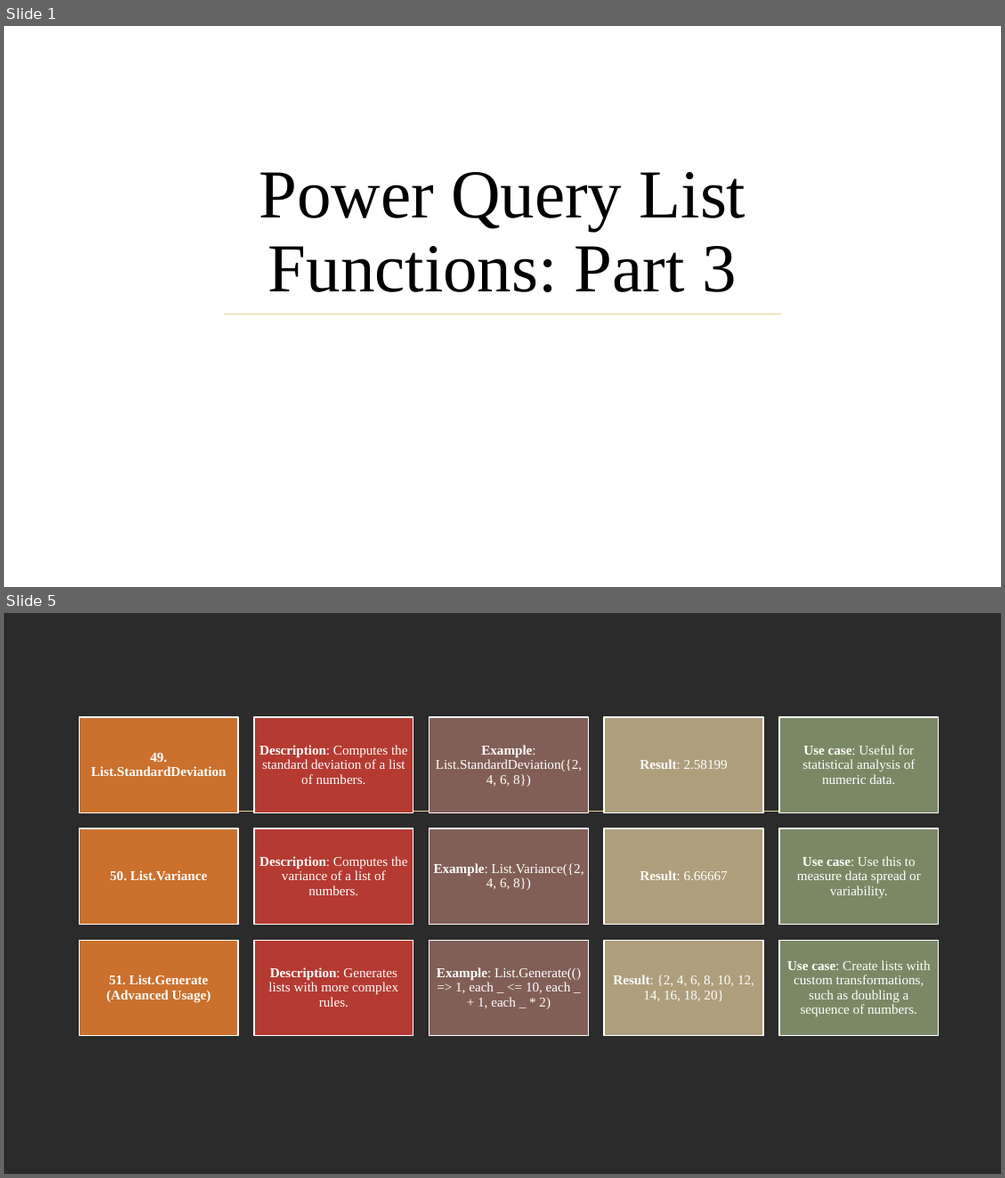
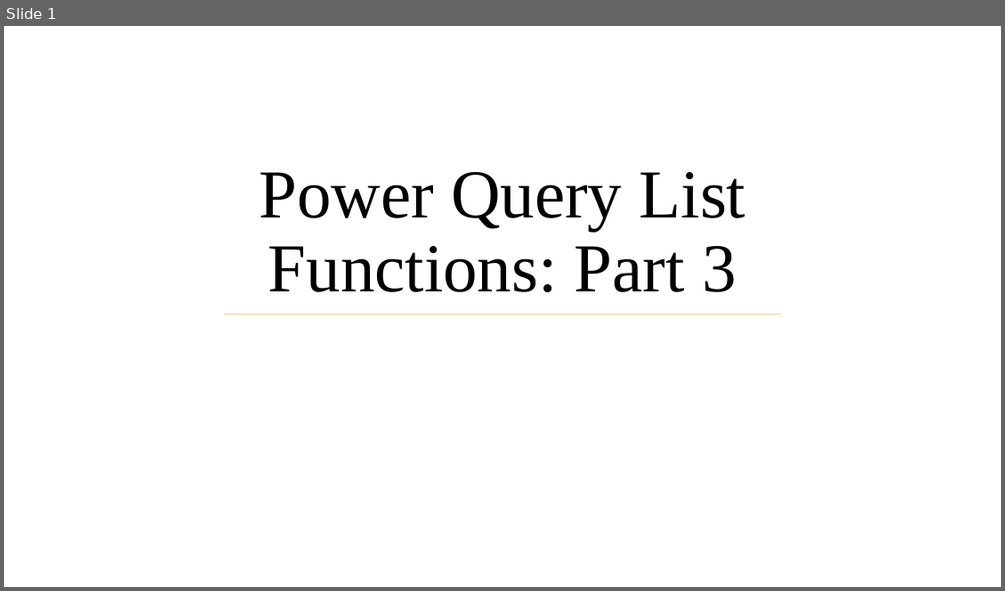
Before and after one commit to KrishnaPrajapati421/MQueryFiles, a slide deck: Power Query List Functions Part 3.pptx. Shown one above the other, each under a label of ours: slides 1 and 5 before the commit, slide 1 after it; the slides between them are not shown. The pictures are 1005x1178 and 1005x591 pixels, drawn with LibreOffice and Linux fonts; fonts in the diff are those of the drawing; background and template pictures are left out; a plain dark background stands for a picture behind light text. Boxes give left, top, right and bottom in pixels: in the first picture for what was removed or moved away, otherwise in the second. Text is boxed around its words. In the diff, an @@ line names an element or a change of style, - is before the commit and + after.

```diff
--- a/Power Query List Functions Part 3.pptx
+++ b/Power Query List Functions Part 3.pptx
@@ slide 5 removed at (4,613,1001,1174), background picture (left out) @@
@@ line removed from (119, 811) to (887, 811) @@
@@ group removed at (79,717,938,1036): 15 rectangles, 15 texts @@
-49. List.StandardDeviation
-Description: Computes the standard deviation of a list of numbers.
-Example: List.StandardDeviation({2, 4, 6, 8})
-Result: 2.58199
-Use case: Useful for statistical analysis of numeric data.
-50. List.Variance
-Description: Computes the variance of a list of numbers.
-Example: List.Variance({2, 4, 6, 8})
-Result: 6.66667
-Use case: Use this to measure data spread or variability.
-51. List.Generate (Advanced Usage)
-Description: Generates lists with more complex rules.
-Example: List.Generate(() => 1, each _ <= 10, each _ + 1, each _ * 2)
-Result: {2, 4, 6, 8, 10, 12, 14, 16, 18, 20}
-Use case: Create lists with custom transformations, such as doubling a sequence of numbers.
```
Also in this commit, not shown: 4 slides changed.
